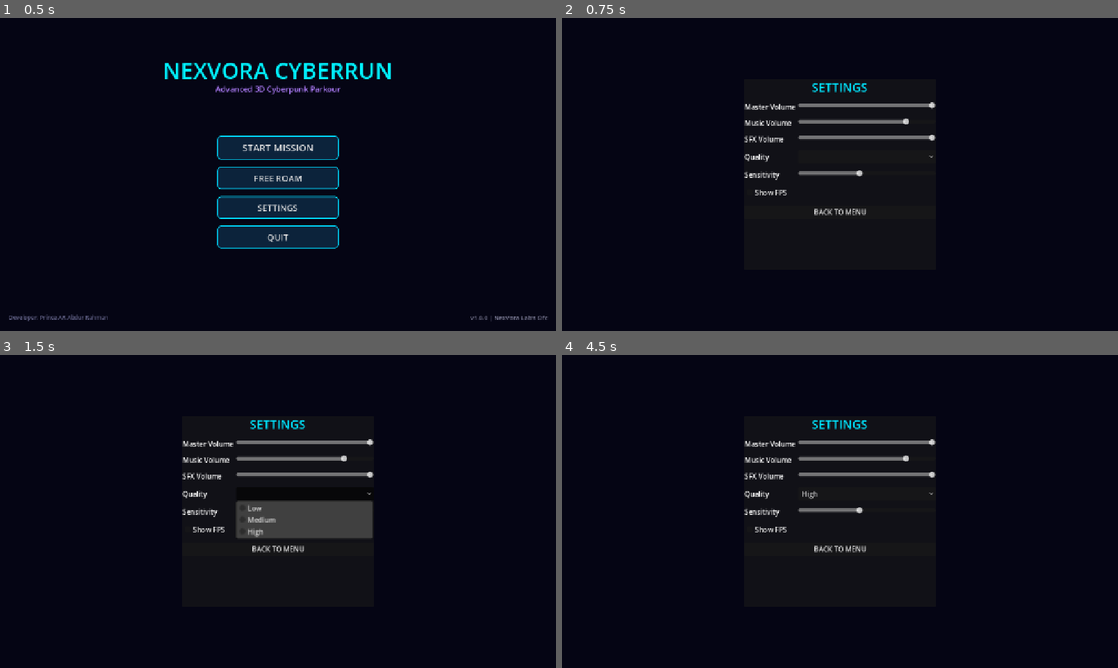
Above: before the commit, frames 1-4 (two rows, left to right).
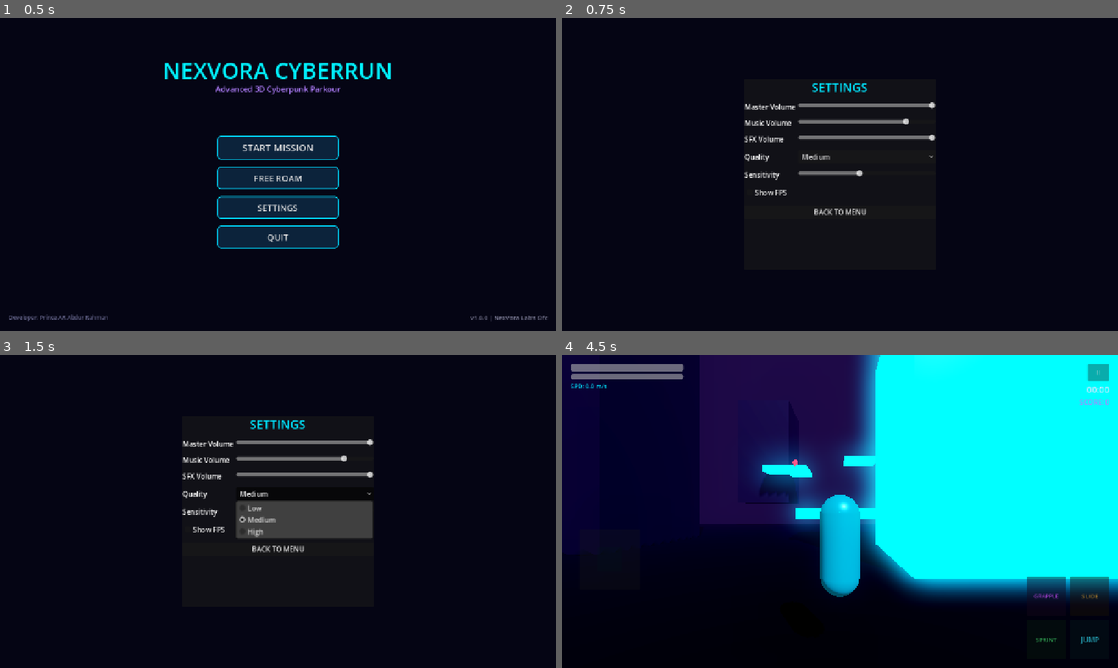
Above: after the commit, the same moments.

Repository: rahman2008-svg/NexVoraCyberRun
Game: Godot game, scene res://scenes/ui/MainMenu.tscn
Two runs of this game, one before a commit and one after it. Both use one fixed random seed, a clock stepped at 60 frames per second and the inputs below.
Inputs (mouse positions are in pixels of both pictures, inside the frame that each line leads up to):
- Up to frame 1 (0.5 s): no input
- Up to frame 2 (0.75 s): click "SETTINGS" at 0.5 s
- Up to frame 3 (1.5 s): click (305, 492) at 1.25 s
- Up to frame 4 (4.5 s): click "Show FPS" at 2 s; click "High" at 2.75 s; click "BACK TO MENU" at 3.5 s; click (840, 483) at 4.25 s, where only the run after the commit has a clickable "START MISSION"

Frame 1 is identical in both runs. In frame 2, less than 0.1% of the frame differs, in the area x 43-49%, y 43-46%; in frame 3, less than 0.1%; in frame 4, 58%, in the area x 0-100%, y 0-93%.
Error before the commit: Parse Error: Cannot infer the type of "q" variable because the value doesn't have a set type. (res://scripts/ui/SettingsMenu.gd:58)

Commit message:
Fix script typing and configure Android build

Diff:
--- a/scripts/ui/SettingsMenu.gd
+++ b/scripts/ui/SettingsMenu.gd
@@ -55,7 +55,7 @@
 	SaveManager.update_setting("sfx_volume", value / 100.0)
 
 func _on_quality_selected(index: int) -> void:
-	var q := ["low", "medium", "high"][index]
+	var q: Variant = ["low", "medium", "high"][index]
 	SaveManager.update_setting("quality", q)
 
 func _on_sensitivity_changed(value: float) -> void:
Not shown, changed: .github/workflows/android.yml
